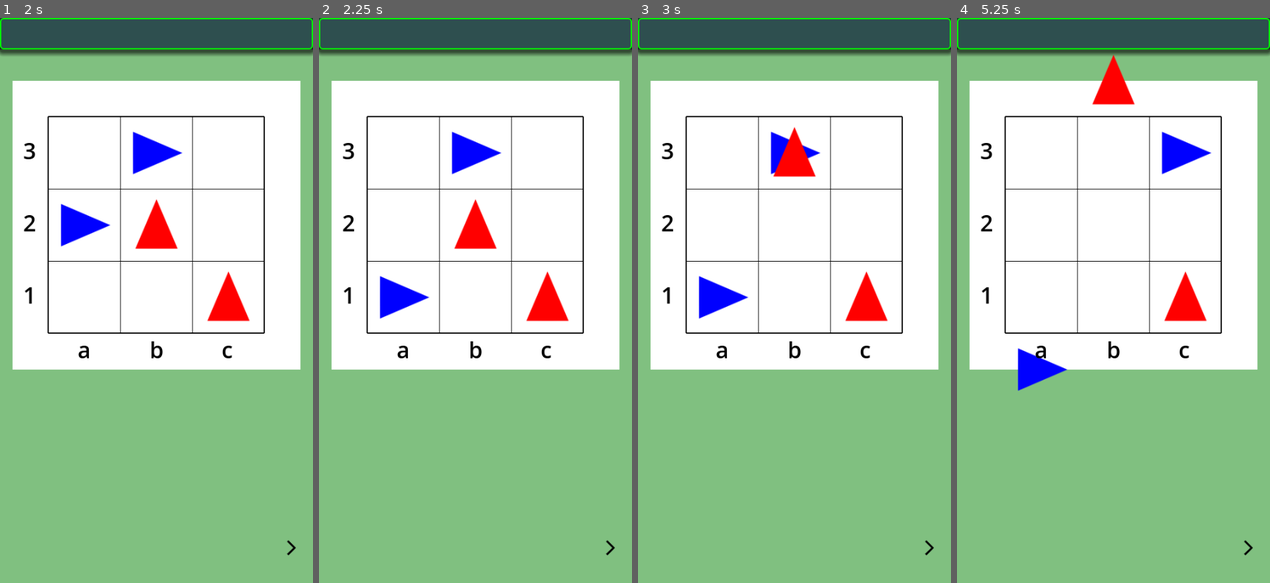
Above: before the commit, frames 1-4 (left to right).
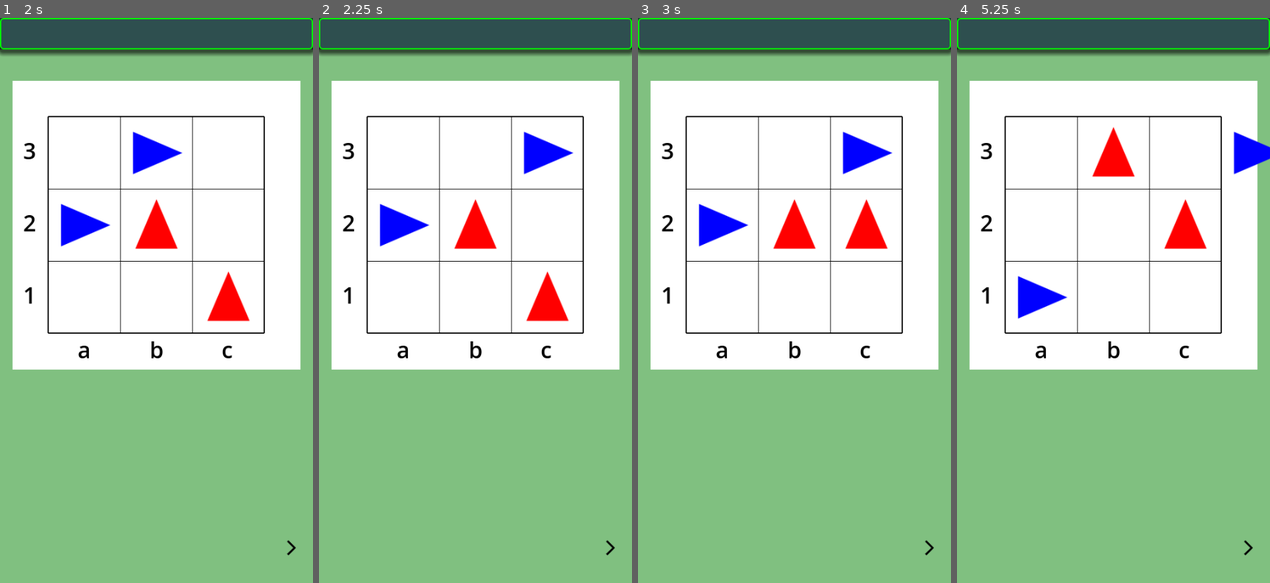
Above: after the commit, the same moments.

Repository: vivisuke/DodgemGame
Game: Godot game, scene res://main.tscn
Same seed, same stepped clock (60 frames per second), same inputs: the game is played once before the commit and once after it.
Inputs (mouse positions are in pixels of both pictures, inside the frame that each line leads up to):
- Up to frame 1 (2 s): click (291, 549) at 0.5 s; click (291, 549) at 1.25 s
- Up to frame 2 (2.25 s): click (610, 549) at 2 s
- Up to frame 3 (3 s): tap Enter at 2.75 s
- Up to frame 4 (5.25 s): tap Space at 3.5, 5 s; tap Enter at 4.25 s

Frame 1 is identical in both runs. In frame 2, 2.5% of the frame differs, in the area x 19-82%, y 20-54%; in frame 3, 4.7%; in frame 4, 5.0%, in the area x 19-100%, y 6-66%.
Error before the commit: Invalid access of index '3' on a base object of type: 'PackedInt32Array'. (res://scripts/Board.gd:54)

Commit message:
0016 ◎ C 01/12 01/12 0.001│問題│相手の駒があるセルに移動してしまう 0017 ◎ C 01/12 01/12 0.001│問題│a3→b3 移動後の盤面状態不正

Diff:
--- a/dodgemgame/scripts/Board.gd
+++ b/dodgemgame/scripts/Board.gd
@@ -83,15 +83,15 @@
 			m_cells[m_red_cars[id-1].y][m_red_cars[id-1].x] = id
 	else:		# 青移動
 		var ix = -id - 1
-		m_cells[m_red_cars[ix].y][m_red_cars[ix].x] = EMPTY
+		m_cells[m_blue_cars[ix].y][m_blue_cars[ix].x] = EMPTY
 		if mv.y == FORWARD:
-			m_red_cars[ix].x += 1
+			m_blue_cars[ix].x += 1
 		elif mv.y == LEFT:
-			m_red_cars[ix].y += 1
+			m_blue_cars[ix].y += 1
 		else:
-			m_red_cars[ix].y -= 1
-		if m_red_cars[ix].x < m_bd_size:
-			m_cells[m_red_cars[ix].y][m_red_cars[ix].x] = id
+			m_blue_cars[ix].y -= 1
+		if m_blue_cars[ix].x < m_bd_size:
+			m_cells[m_blue_cars[ix].y][m_blue_cars[ix].x] = id
 func _ready():
 	pass # Replace with function body.
 func _process(delta):
Not shown, changed: DodgemGame.spr
